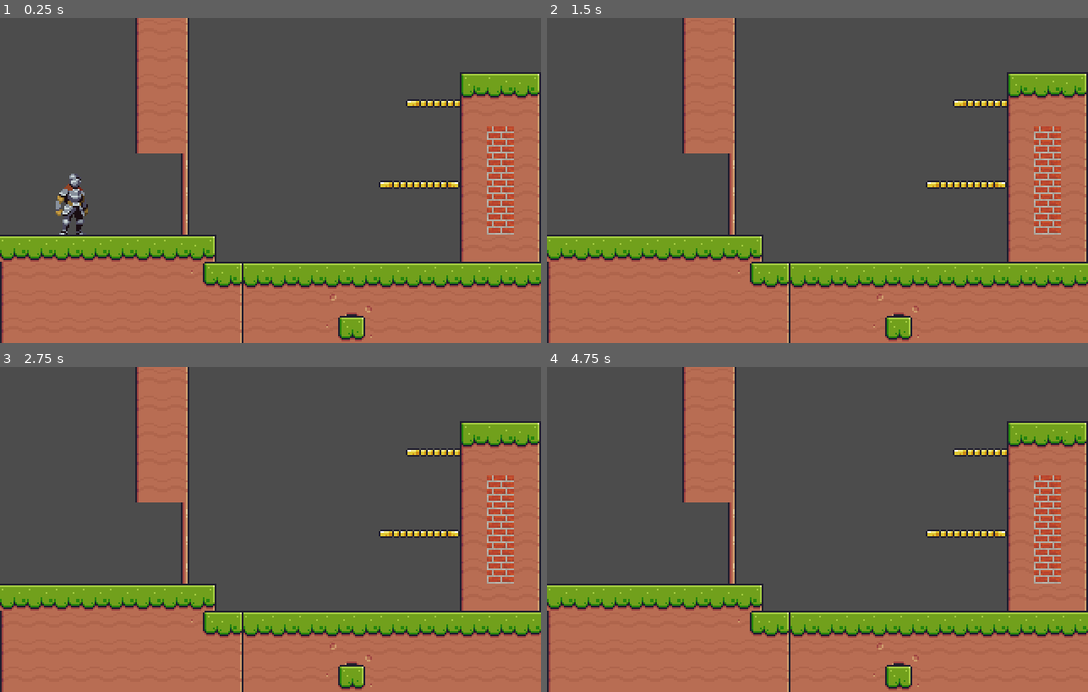
Above: before the commit, frames 1-4 (two rows, left to right).
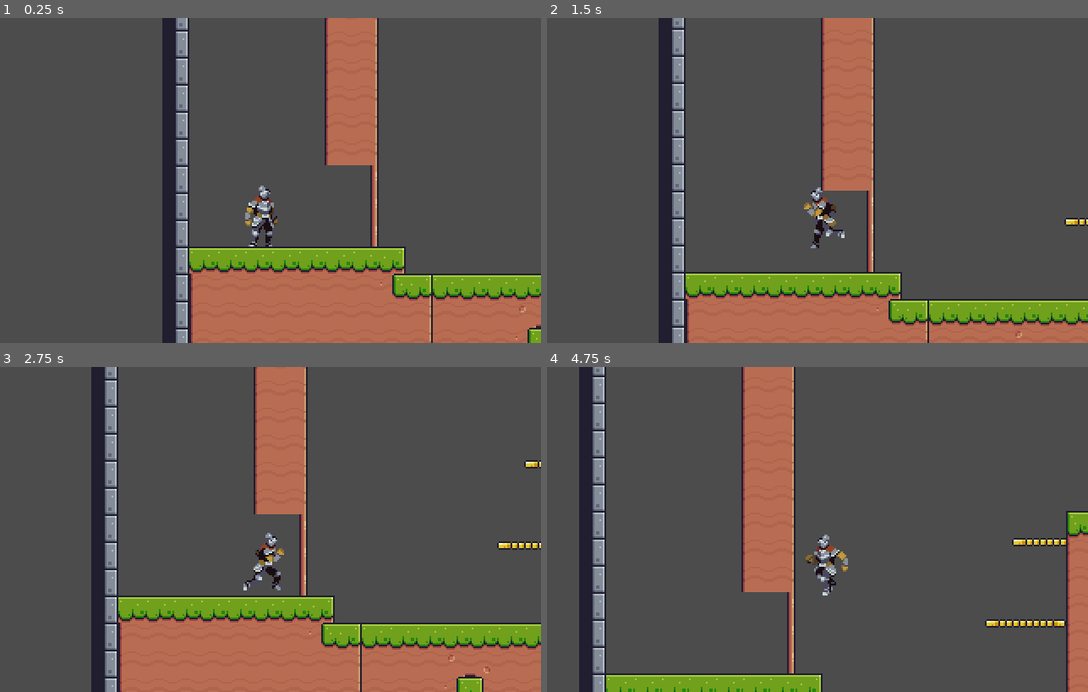
Above: after the commit, the same moments.

Repository: RaphaelRodriguesDev/primeiroJogoProgJogosQua16h
Game: Godot game, scene res://levels/level_01.tscn
The game is run twice, just before and just after one commit, with the same random seed, the same clock (stepped at 60 frames per second) and the same inputs.
Inputs:
- Up to frame 1 (0.25 s): no input
- Up to frame 2 (1.5 s): hold D (move_right) 0.53-1.28 s; hold Space (jump) 0.53-1.28 s; hold A (move_left) from 1.28 s (still down); tap Space (jump) at 1.35 s
- Up to frame 3 (2.75 s): tap Space (jump) at 1.52, 1.82 s; release A (move_left) at 2.03 s; hold D (move_right) from 2.03 s (still down); hold Space (jump) from 2.03 s (still down)
- Up to frame 4 (4.75 s): release Space (jump) at 2.78 s; tap Space (jump) at 2.85, 3.02, 3.32, 4.35, 4.52 s; release D (move_right) at 3.53 s; hold Space (jump) 3.53-4.28 s; hold A (move_left) from 3.53 s (still down)

The runs differ from the first frame. In frame 1, 40% of the frame differs, in the area x 0-100%, y 0-100%; in frame 2, 44%; in frame 3, 39%; in frame 4, 52%.

Commit message:
Adicionando animações ao player

Diff:
--- a/scenes/player.tscn
+++ b/scenes/player.tscn
@@ -245,6 +245,7 @@
 
 [node name="anim" type="AnimationPlayer" parent="."]
 autoplay = "idle"
+playback_speed = 1.5
 anims/RESET = SubResource( 14 )
 anims/fall = SubResource( 16 )
 anims/hit = SubResource( 19 )
@@ -255,11 +256,16 @@
 [node name="raycasts" type="Node2D" parent="."]
 
 [node name="raycast" type="RayCast2D" parent="raycasts"]
-position = Vector2( -12.5092, 28.2838 )
+position = Vector2( -12.5092, 39.2838 )
 enabled = true
 cast_to = Vector2( 0, 25 )
+collision_mask = 8
 
 [node name="raycast2" type="RayCast2D" parent="raycasts"]
-position = Vector2( 2.49078, 28.2838 )
+position = Vector2( 0.49078, 39.2838 )
 enabled = true
 cast_to = Vector2( 0, 25 )
+collision_mask = 8
+
+[node name="Camera2D" type="Camera2D" parent="."]
+current = true
--- a/scripts/player.gd
+++ b/scripts/player.gd
@@ -7,19 +7,43 @@
 var is_grounded
 onready var raycasts = $raycasts
 
-func _process(delta: float) -> void:
+func _physics_process(delta: float) -> void:
 	velocity.y += gravity * delta
 
 	_get_input()
 
-	if Input.is_action_pressed("jump"):
-		velocity.y = jump_force / 2
-
 	move_and_slide(velocity)
 
+	is_grounded = _check_is_ground()
+
+	_set_animation()
+
 func _get_input():
+	velocity.x = 0
 	var move_direction = int(Input.is_action_pressed("move_right")) - int(Input.is_action_pressed("move_left"))
-	velocity.x = move_speed * move_direction
+	velocity.x = lerp(velocity.x, move_speed * move_direction, 0.2)
 
 	if move_direction != 0:
 		$texture.scale.x = move_direction
+
+func _input(event: InputEvent) -> void:
+	if event.is_action_pressed("jump") and is_grounded:
+		velocity.y = jump_force / 2
+
+func _check_is_ground():
+	for raycast in raycasts.get_children():
+		if raycast.is_colliding():
+			return true
+	return false
+
+func _set_animation():
+	var anim = "idle"
+
+	if !is_grounded:
+		anim = "jump"
+
+	elif velocity.x != 0:
+		anim = "run"
+
+	if $anim.assigned_animation != anim:
+		$anim.play(anim)
